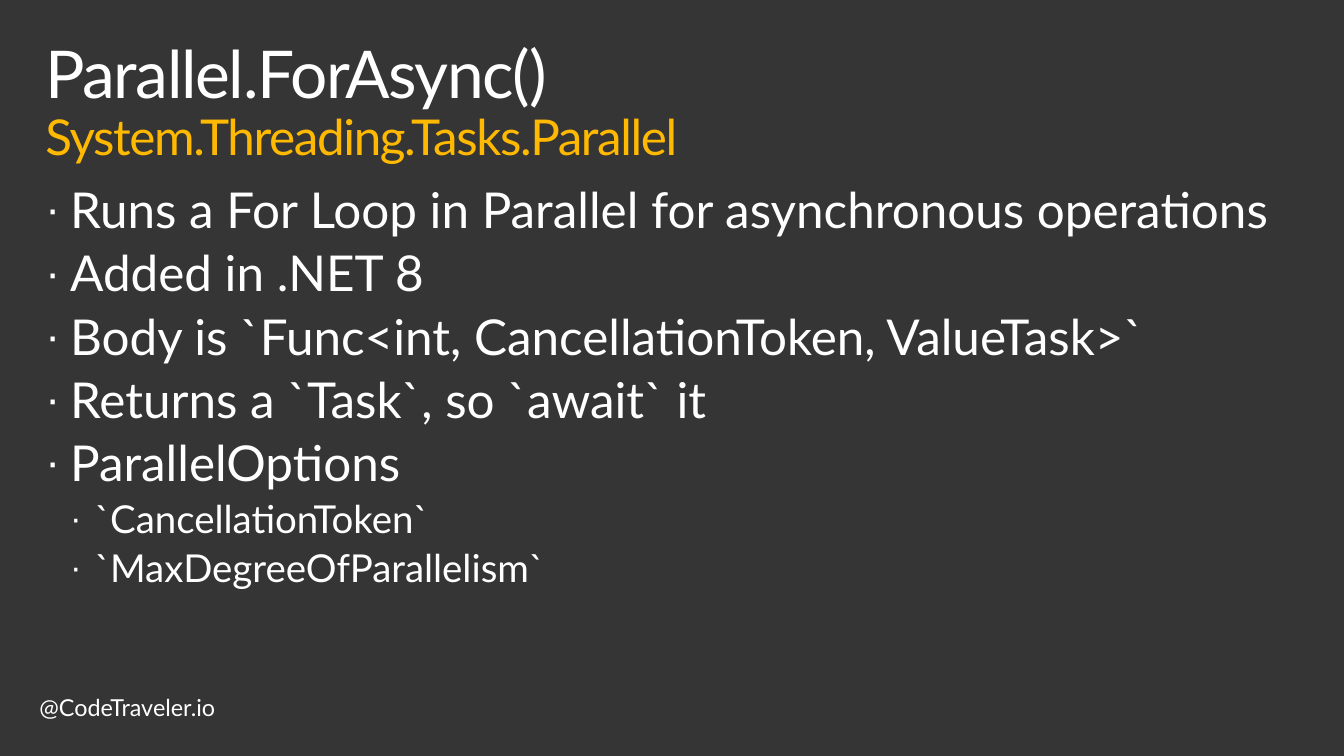
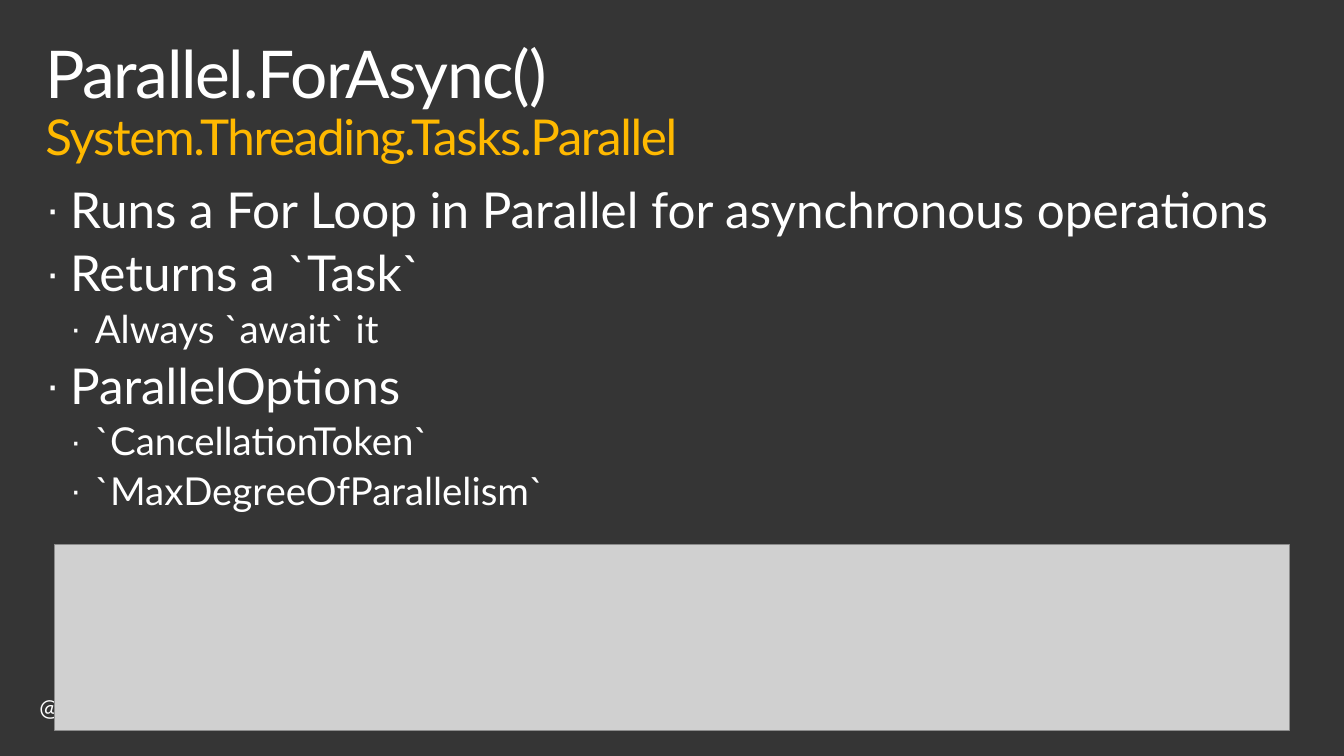
Before and after one commit to TheCodeTraveler/BecomeAnExpertWithAsyncAwait, a slide deck: slide 8 of 7. Data Parallelism/DataParallelism.pptx (slide 10 before the commit). Drawn at 1344x756 pixels with LibreOffice and Linux fonts; fonts in the diff are those of the drawing; grey boxes stand for pictures; background and template pictures are left out. Boxes give left, top, right and bottom in pixels: in the first picture for what was removed or moved away, otherwise in the second. Text is boxed around its words. In the diff, an @@ line names an element or a change of style, - is before the commit and + after.

Commit message:
Update DataParallelism

```diff
--- a/7. Data Parallelism/DataParallelism.pptx
+++ b/7. Data Parallelism/DataParallelism.pptx
@@ text at (x1=70, y1=254, x2=421, y2=350): text changed; size 36 to 28 pt @@
-· Added in .NET 8
-· Body is `Func<int, CancellationToken, ValueTask>`
-· Returns a `Task`, so `await` it
+· Returns a `Task`
+  · Always `await` it
@@ picture added at (x1=54, y1=545, x2=1290, y2=730) @@
```
Also in this commit, not shown: 7 other slides changed, 2 slides removed, 1 other file.
